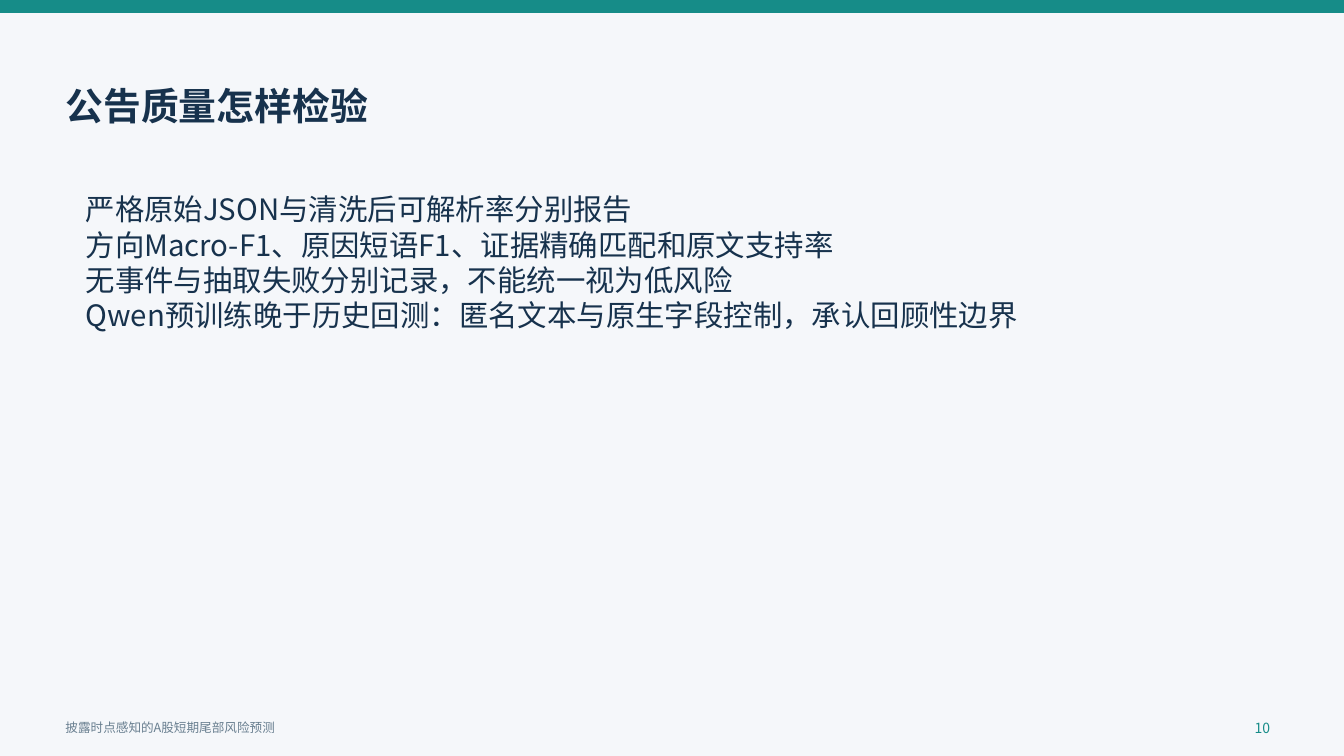
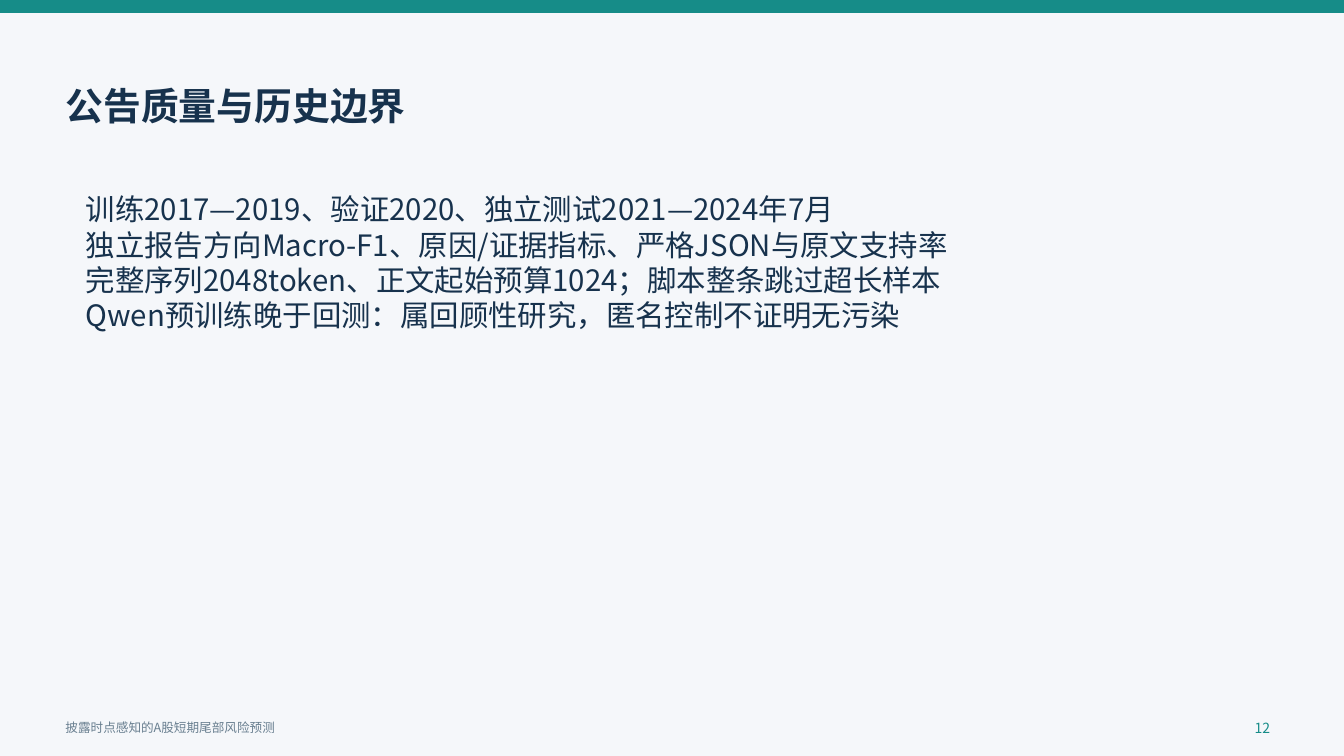
Before and after one commit to QiuKunYuan/llm-event-tail-risk-, a slide deck: slide 12 of docs/开题报告/开题答辩汇报.pptx (slide 10 before the commit). Drawn at 1344x756 pixels with LibreOffice and Linux fonts; fonts in the diff are those of the drawing. Boxes give left, top, right and bottom in pixels: in the first picture for what was removed or moved away, otherwise in the second. Text is boxed around its words. In the diff, an @@ line names an element or a change of style, - is before the commit and + after.

```diff
--- a/docs/开题报告/开题答辩汇报.pptx
+++ b/docs/开题报告/开题答辩汇报.pptx
@@ text at [65, 87, 405, 124]: text changed @@
-公告质量怎样检验
+公告质量与历史边界
@@ text at [86, 195, 948, 332]: text changed @@
-严格原始JSON与清洗后可解析率分别报告
-方向Macro-F1、原因短语F1、证据精确匹配和原文支持率
-无事件与抽取失败分别记录，不能统一视为低风险
-Qwen预训练晚于历史回测：匿名文本与原生字段控制，承认回顾性边界
+训练2017—2019、验证2020、独立测试2021—2024年7月
+独立报告方向Macro-F1、原因/证据指标、严格JSON与原文支持率
+完整序列2048token、正文起始预算1024；脚本整条跳过超长样本
+Qwen预训练晚于回测：属回顾性研究，匿名控制不证明无污染
@@ text at [1255, 722, 1271, 733]: text changed @@
-10
+12
```
Also in this commit, not shown: 19 other slides changed, 4 slides added, 36 other files.
